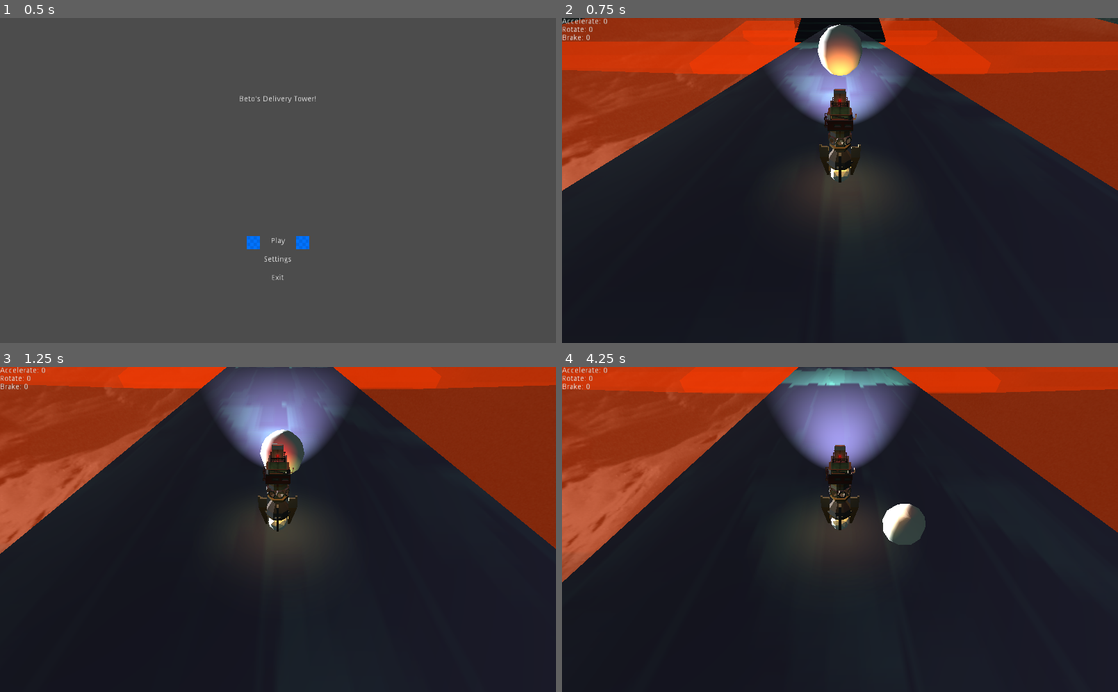
Above: before the commit, frames 1-4 (two rows, left to right).
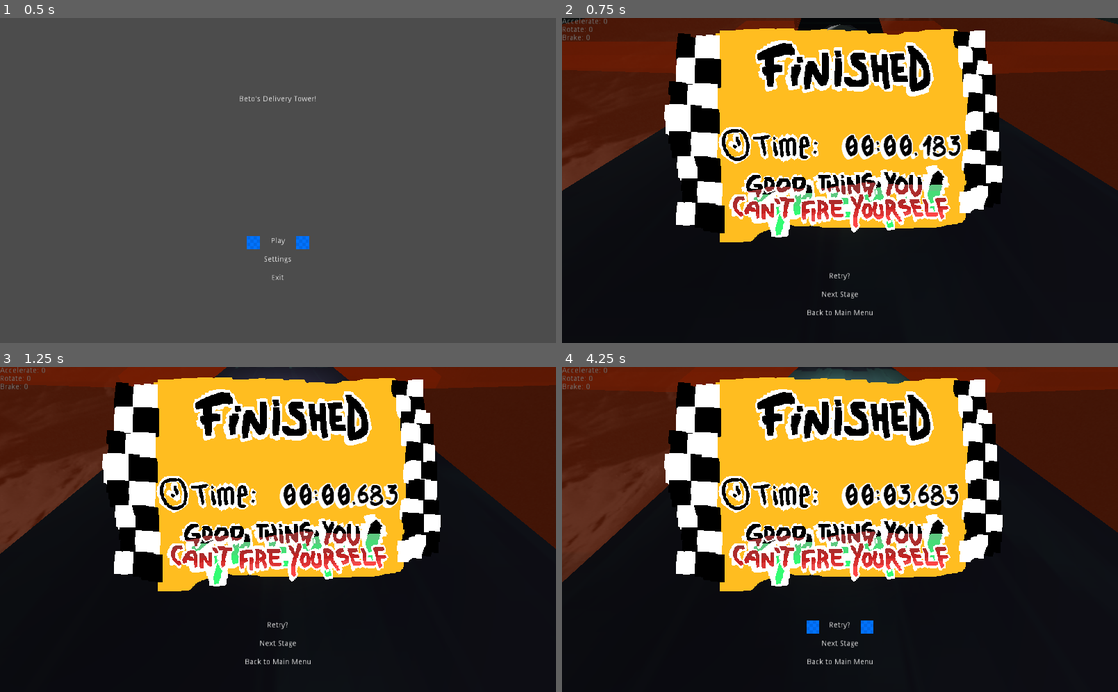
Above: after the commit, the same moments.

Repository: mricarte-i/delivery-time
Game: Godot game, scene res://scenes/menus/MainMenu.tscn
Same seed, same stepped clock (60 frames per second), same inputs: the game is played once before the commit and once after it.
Inputs (mouse positions are in pixels of both pictures, inside the frame that each line leads up to):
- Up to frame 1 (0.5 s): no input
- Up to frame 2 (0.75 s): click "Play" at 0.5 s
- Up to frame 3 (1.25 s): no input
- Up to frame 4 (4.25 s): click (840, 630) at 1.25 s, where only the run after the commit has a clickable "Retry?"; click (840, 666) at 2 s, where only the run after the commit has a clickable "Back to Main Menu"; click (840, 630) at 2.75 s, where only the run after the commit has a clickable "Retry?"; click (840, 630) at 3.5 s, where only the run after the commit has a clickable "Retry?"

Frame 1 is identical in both runs. In frame 2, 55% of the frame differs, in the area x 0-100%, y 0-92%; in frame 3, 55%; in frame 4, 56%.

Commit message:
level end screen

Diff:
--- /dev/null
+++ b/animations/fade_in.tres
@@ -0,0 +1,52 @@
+[gd_resource type="Animation" format=2]
+
+[resource]
+resource_name = "fade_in"
+tracks/0/type = "value"
+tracks/0/path = NodePath("ColorRectTop:modulate")
+tracks/0/interp = 1
+tracks/0/loop_wrap = true
+tracks/0/imported = false
+tracks/0/enabled = true
+tracks/0/keys = {
+"times": PoolRealArray( 0, 1 ),
+"transitions": PoolRealArray( 1, 1 ),
+"update": 0,
+"values": [ Color( 1, 1, 1, 1 ), Color( 1, 1, 1, 0 ) ]
+}
+tracks/1/type = "value"
+tracks/1/path = NodePath("ColorRectBottom:modulate")
+tracks/1/interp = 1
+tracks/1/loop_wrap = true
+tracks/1/imported = false
+tracks/1/enabled = true
+tracks/1/keys = {
+"times": PoolRealArray( 0, 1 ),
+"transitions": PoolRealArray( 1, 1 ),
+"update": 0,
+"values": [ Color( 1, 1, 1, 1 ), Color( 1, 1, 1, 0 ) ]
+}
+tracks/2/type = "value"
+tracks/2/path = NodePath("ColorRectBottom:rect_position")
+tracks/2/interp = 1
+tracks/2/loop_wrap = true
+tracks/2/imported = false
+tracks/2/enabled = true
+tracks/2/keys = {
+"times": PoolRealArray( 0, 0.5 ),
+"transitions": PoolRealArray( 1, 1 ),
+"update": 0,
+"values": [ Vector2( 0, 0 ), Vector2( 0, 600 ) ]
+}
+tracks/3/type = "value"
+tracks/3/path = NodePath("ColorRectTop:rect_position")
+tracks/3/interp = 1
+tracks/3/loop_wrap = true
+tracks/3/imported = false
+tracks/3/enabled = true
+tracks/3/keys = {
+"times": PoolRealArray( 0, 0.5 ),
+"transitions": PoolRealArray( 1, 1 ),
+"update": 0,
+"values": [ Vector2( 0, 0 ), Vector2( 0, -600 ) ]
+}
--- /dev/null
+++ b/assets/numbers_8.tres
@@ -0,0 +1,8 @@
+[gd_resource type="DynamicFont" load_steps=2 format=2]
+
+[ext_resource path="res://assets/fonts/Numbers4.ttf" type="DynamicFontData" id=1]
+
+[resource]
+size = 8
+outline_size = 2
+font_data = ExtResource( 1 )
--- a/autoloads/Checkpoint.gd
+++ b/autoloads/Checkpoint.gd
@@ -1,9 +1,24 @@
 extends Node
+
+var level_started = false
+var time = 0
 
 var last_position = null
 var finished = false
 
 var seen_before = []
+
+func register_level_started() -> void:
+	level_started = true
+
+func register_level_end() -> void:
+	level_started = false
+
+func _process(delta: float) -> void:
+	if level_started:
+		time += delta
+		print("time: ", get_time())
+
 
 func register_checkpoint(name: String, pos: Vector3) -> bool:
 	if _check_if_repeated_name(name):
@@ -24,3 +39,11 @@
 	seen_before.clear()
 	last_position = null
 	finished = false
+	level_started = false
+
+func get_time() -> String:
+	var mils = fmod(time, 1) * 1000
+	var secs = fmod(time, 60)
+	var mins = fmod(time, 60*60) /60
+	var time_passed = "%02d:%02d.%03d" % [mins, secs, mils]
+	return time_passed
--- a/scenes/Game.gd
+++ b/scenes/Game.gd
@@ -1,3 +1,4 @@
+tool
 extends Spatial
 
 
@@ -7,15 +8,23 @@
 onready var player = $Tower
 onready var playerRB = $Tower/Ball
 onready var ui = $Control
+onready var endscreen = $FinishScreenMenu
+
+
+export(PackedScene) var nextscene
 
 
 # Called when the node enters the scene tree for the first time.
 func _ready() -> void:
+	if !Checkpoint.level_started:
+		Checkpoint.register_level_started()
+
 	if Checkpoint.last_position:
 		$Tower.translation = Checkpoint.last_position
 
-func _enter_tree() -> void:
-	pass # Replace with function body.
+
+func _process(_delta: float) -> void:
+	endscreen.show()
 
 func _on_KillArea_body_entered(body: Node) -> void:
 	#print('WHO IS THIS ', body.get_name())
@@ -26,4 +35,9 @@
 	#	print('THE PLAYER HAS FALLEN INTO THE VOID')
 
 func send_message(msg: String, time: float) -> void:
+	if msg == "FINISHED":
+		Checkpoint.register_level_end()
+		player.freeze_frame()
+		endscreen.show()
+
 	ui.show_message(msg, time)
--- /dev/null
+++ b/scenes/LevelTransitions.tscn
@@ -0,0 +1,78 @@
+[gd_scene load_steps=4 format=2]
+
+[ext_resource path="res://assets/texture_02.png" type="Texture" id=1]
+[ext_resource path="res://animations/fade_in.tres" type="Animation" id=2]
+
+[sub_resource type="Animation" id=1]
+resource_name = "fade_out"
+tracks/0/type = "value"
+tracks/0/path = NodePath("ColorRectTop:rect_position")
+tracks/0/interp = 1
+tracks/0/loop_wrap = true
+tracks/0/imported = false
+tracks/0/enabled = true
+tracks/0/keys = {
+"times": PoolRealArray( 0, 0.5 ),
+"transitions": PoolRealArray( 1, 1 ),
+"update": 0,
+"values": [ Vector2( 0, -600 ), Vector2( 0, -200 ) ]
+}
+tracks/1/type = "value"
+tracks/1/path = NodePath("ColorRectTop:modulate")
+tracks/1/interp = 1
+tracks/1/loop_wrap = true
+tracks/1/imported = false
+tracks/1/enabled = true
+tracks/1/keys = {
+"times": PoolRealArray( 0, 0.6 ),
+"transitions": PoolRealArray( 1, 1 ),
+"update": 0,
+"values": [ Color( 1, 1, 1, 0 ), Color( 1, 1, 1, 1 ) ]
+}
+tracks/2/type = "value"
+tracks/2/path = NodePath("ColorRectBottom:rect_position")
+tracks/2/interp = 1
+tracks/2/loop_wrap = true
+tracks/2/imported = false
+tracks/2/enabled = true
+tracks/2/keys = {
+"times": PoolRealArray( 0, 0.5 ),
+"transitions": PoolRealArray( 1, 1 ),
+"update": 0,
+"values": [ Vector2( 0, 600 ), Vector2( 0, 200 ) ]
+}
+tracks/3/type = "value"
+tracks/3/path = NodePath("ColorRectBottom:modulate")
+tracks/3/interp = 1
+tracks/3/loop_wrap = true
+tracks/3/imported = false
+tracks/3/enabled = true
+tracks/3/keys = {
+"times": PoolRealArray( 0, 0.6 ),
+"transitions": PoolRealArray( 1, 1 ),
+"update": 0,
+"values": [ Color( 1, 1, 1, 0 ), Color( 1, 1, 1, 1 ) ]
+}
+
+[node name="Transitions" type="CanvasLayer"]
+
+[node name="ColorRectTop" type="TextureRect" parent="."]
+anchor_right = 1.0
+anchor_bottom = 1.0
+texture = ExtResource( 1 )
+__meta__ = {
+"_edit_use_anchors_": false
+}
+
+[node name="ColorRectBottom" type="TextureRect" parent="."]
+anchor_right = 1.0
+anchor_bottom = 1.0
+texture = ExtResource( 1 )
+flip_v = true
+__meta__ = {
+"_edit_use_anchors_": false
+}
+
+[node name="AnimationPlayer" type="AnimationPlayer" parent="."]
+anims/fade_in = ExtResource( 2 )
+anims/fade_out = SubResource( 1 )
--- a/scenes/TestLevel.tscn
+++ b/scenes/TestLevel.tscn
@@ -7,23 +7,11 @@
 [ext_resource path="res://scenes/KillAreaObject.tscn" type="PackedScene" id=5]
 [ext_resource path="res://scenes/Game.gd" type="Script" id=6]
 [ext_resource path="res://scenes/CheckpointObject.tscn" type="PackedScene" id=7]
-[ext_resource path="res://assets/jupitertest2.png" type="Texture" id=8]
+[ext_resource path="res://scenes/WorldEnvironment.tscn" type="PackedScene" id=8]
 [ext_resource path="res://scenes/EndgoalObject.tscn" type="PackedScene" id=9]
+[ext_resource path="res://scenes/menus/FinishScreen.tscn" type="PackedScene" id=10]
 
 [sub_resource type="SphereShape" id=1]
-
-[sub_resource type="PanoramaSky" id=2]
-panorama = ExtResource( 8 )
-
-[sub_resource type="Environment" id=3]
-background_mode = 2
-background_sky = SubResource( 2 )
-ambient_light_color = Color( 0.25098, 0.341176, 0.32549, 1 )
-ambient_light_energy = 1.11
-ambient_light_sky_contribution = 0.59
-fog_color = Color( 0.361847, 0.554688, 0.52115, 1 )
-tonemap_mode = 2
-tonemap_white = 3.25
 
 [node name="Game" type="Spatial"]
 script = ExtResource( 6 )
@@ -43,8 +31,6 @@
 transform = Transform( 1, 0, 0, 0, 1, 0, 0, 0, 1, 0, 2.52194, 0 )
 turn_speed = 15
 
-[node name="Control" parent="." instance=ExtResource( 2 )]
-
 [node name="World" type="Spatial" parent="."]
 
 [node name="floor" type="CSGBox" parent="World"]
@@ -421,13 +407,7 @@
 [node name="EndgoalArea" parent="." instance=ExtResource( 9 )]
 transform = Transform( 150, 1.31134e-05, 0, -1.31129e-05, 149.994, -0.182908, -1.19927e-07, 1.37181, 19.9992, -946.597, -2544.85, -22739 )
 
-[node name="WorldEnvironment" type="WorldEnvironment" parent="."]
-environment = SubResource( 3 )
-
-[node name="DirectionalLight" type="DirectionalLight" parent="WorldEnvironment"]
-transform = Transform( -0.585821, 0, -0.81044, 0, 1, 0, 0.81044, 0, -0.585821, -2.3717, 5.98669, 0 )
-light_energy = 3.0
-shadow_color = Color( 0.141176, 0.223529, 0.203922, 1 )
+[node name="WorldEnvironment" parent="." instance=ExtResource( 8 )]
 
 [node name="KillAreas" type="Spatial" parent="."]
 
@@ -481,6 +461,10 @@
 
 [node name="CheckpointArea8" parent="CheckpointAreas" instance=ExtResource( 7 )]
 transform = Transform( 500, 0, 0, 0, 97.514, 0, 0, 0, 1, -928.929, -1781.8, -14019.3 )
+
+[node name="Control" parent="." instance=ExtResource( 2 )]
+
+[node name="FinishScreenMenu" parent="." instance=ExtResource( 10 )]
 [connection signal="body_entered" from="KillAreas/KillArea" to="." method="_on_KillArea_body_entered"]
 [connection signal="body_entered" from="KillAreas/KillArea2" to="." method="_on_KillArea_body_entered"]
 [connection signal="body_entered" from="KillAreas/KillArea4" to="." method="_on_KillArea_body_entered"]
--- /dev/null
+++ b/scenes/WorldEnvironment.tscn
@@ -0,0 +1,24 @@
+[gd_scene load_steps=4 format=2]
+
+[ext_resource path="res://assets/jupitertest2.png" type="Texture" id=1]
+
+[sub_resource type="PanoramaSky" id=1]
+panorama = ExtResource( 1 )
+
+[sub_resource type="Environment" id=2]
+background_mode = 2
+background_sky = SubResource( 1 )
+ambient_light_color = Color( 0.25098, 0.341176, 0.32549, 1 )
+ambient_light_energy = 1.11
+ambient_light_sky_contribution = 0.59
+fog_color = Color( 0.361847, 0.554688, 0.52115, 1 )
+tonemap_mode = 2
+tonemap_white = 3.25
+
+[node name="WorldEnvironment" type="WorldEnvironment"]
+environment = SubResource( 2 )
+
+[node name="DirectionalLight" type="DirectionalLight" parent="."]
+transform = Transform( -0.585821, 0, -0.81044, 0, 1, 0, 0.81044, 0, -0.585821, -2.3717, 5.98669, 0 )
+light_energy = 3.0
+shadow_color = Color( 0.141176, 0.223529, 0.203922, 1 )
--- /dev/null
+++ b/scenes/menus/FinishScreen.gd
@@ -0,0 +1,18 @@
+extends Control
+
+
+onready var timeLabel = $Label
+
+# Called when the node enters the scene tree for the first time.
+func _ready() -> void:
+	hide()
+
+
+func show() -> void:
+	self.visible = true
+	var time = Checkpoint.get_time()
+	timeLabel.text = time
+	#timeLabel.bbcode_text = "[wave amp=50 freq=5][center] %s [/center][/wave]" % time
+
+func hide() -> void:
+	self.visible = false
--- /dev/null
+++ b/scenes/menus/FinishScreen.tscn
@@ -0,0 +1,119 @@
+[gd_scene load_steps=9 format=2]
+
+[ext_resource path="res://scenes/menus/MenuButton.tscn" type="PackedScene" id=1]
+[ext_resource path="res://assets/finished_text.png" type="Texture" id=2]
+[ext_resource path="res://assets/time_text.png" type="Texture" id=3]
+[ext_resource path="res://assets/great_text.png" type="Texture" id=4]
+[ext_resource path="res://assets/bad_text.png" type="Texture" id=5]
+[ext_resource path="res://assets/numbers_8.tres" type="DynamicFont" id=6]
+[ext_resource path="res://assets/finished_bg_01.png" type="Texture" id=7]
+[ext_resource path="res://scenes/menus/FinishScreen.gd" type="Script" id=8]
+
+[node name="FinishScreenMenu" type="Control"]
+anchor_right = 1.0
+anchor_bottom = 1.0
+script = ExtResource( 8 )
+__meta__ = {
+"_edit_use_anchors_": false
+}
+
+[node name="ColorRect" type="ColorRect" parent="."]
+modulate = Color( 1, 1, 1, 0.498039 )
+anchor_right = 1.0
+anchor_bottom = 1.0
+color = Color( 0, 0, 0, 1 )
+__meta__ = {
+"_edit_use_anchors_": false
+}
+
+[node name="VBoxContainer" type="VBoxContainer" parent="."]
+anchor_right = 1.0
+anchor_bottom = 1.0
+__meta__ = {
+"_edit_use_anchors_": false
+}
+
+[node name="CenterContainer" type="CenterContainer" parent="VBoxContainer"]
+margin_right = 1024.0
+margin_bottom = 430.0
+rect_min_size = Vector2( 0, 430 )
+
+[node name="finished_bg" type="Sprite" parent="VBoxContainer/CenterContainer"]
+position = Vector2( 1.12375, -0.374573 )
+texture = ExtResource( 7 )
+centered = false
+
+[node name="finished_text" type="Sprite" parent="VBoxContainer/CenterContainer"]
+position = Vector2( 523.712, 94.5152 )
+texture = ExtResource( 2 )
+
+[node name="time_text" type="Sprite" parent="VBoxContainer/CenterContainer"]
+position = Vector2( 378.583, 234.735 )
+texture = ExtResource( 3 )
+
+[node name="great_text" type="Sprite" parent="VBoxContainer/CenterContainer"]
+position = Vector2( 525.659, 341.406 )
+texture = ExtResource( 4 )
+
+[node name="bad_text" type="Sprite" parent="VBoxContainer/CenterContainer"]
+position = Vector2( 512.946, 337.168 )
+texture = ExtResource( 5 )
+
+[node name="TimeLabel" type="RichTextLabel" parent="VBoxContainer/CenterContainer"]
+margin_left = 512.0
+margin_top = 215.0
+margin_right = 512.0
+margin_bottom = 215.0
+custom_fonts/normal_font = ExtResource( 6 )
+custom_colors/default_color = Color( 0, 0, 0, 1 )
+custom_colors/font_color_shadow = Color( 1, 1, 1, 1 )
+custom_constants/shadow_offset_x = -5
+custom_constants/shadow_offset_y = -2
+custom_constants/shadow_as_outline = 8
+bbcode_text = "[wave amp=50 freq=5][center]01:42.333[/center][/wave]"
+text = "[wave amp=50 freq=5][center]01:42.333[/center][/wave]"
+__meta__ = {
+"_edit_use_anchors_": false
+}
+
+[node name="VBoxContainer" type="VBoxContainer" parent="VBoxContainer"]
+margin_top = 434.0
+margin_right = 1024.0
+margin_bottom = 604.0
+rect_min_size = Vector2( 0, 170 )
+alignment = 1
+
+[node name="RetryButton" parent="VBoxContainer/VBoxContainer" instance=ExtResource( 1 )]
+margin_top = 36.0
+margin_bottom = 66.0
+text = "Retry?"
+arrow_margin_from_center = 50
+
+[node name="TextureButton" parent="VBoxContainer/VBoxContainer" instance=ExtResource( 1 )]
+margin_top = 70.0
+margin_bottom = 100.0
+text = "Next Stage"
+arrow_margin_from_center = 70
+
+[node name="TextureButton2" parent="VBoxContainer/VBoxContainer" instance=ExtResource( 1 )]
+margin_top = 104.0
+margin_bottom = 134.0
+text = "Back to Main Menu"
+
+[node name="Label" type="Label" parent="."]
+anchor_left = 0.502
+anchor_top = 0.358
+anchor_right = 0.708
+anchor_bottom = 0.435
+margin_left = -0.0480347
+margin_top = 0.199997
+margin_right = 0.00799561
+margin_bottom = -3.05176e-05
+custom_fonts/font = ExtResource( 6 )
+custom_colors/font_color = Color( 0, 0, 0, 1 )
+custom_colors/font_outline_modulate = Color( 0.992157, 0.992157, 0.992157, 1 )
+custom_colors/font_color_shadow = Color( 1, 1, 1, 1 )
+custom_constants/shadow_offset_x = -5
+custom_constants/shadow_offset_y = 4
+custom_constants/shadow_as_outline = 0
+text = "1111111"
--- a/scenes/menus/MainMenu.tscn
+++ b/scenes/menus/MainMenu.tscn
@@ -37,14 +37,12 @@
 margin_bottom = 131.0
 focus_neighbour_top = NodePath("../Exit")
 focus_neighbour_bottom = NodePath("../Settings")
-focus_mode = 1
 text = "Play"
 arrow_margin_from_center = 45
 
 [node name="Settings" parent="VBoxContainer/VBoxContainer" instance=ExtResource( 1 )]
 focus_neighbour_top = NodePath("../Play")
 focus_neighbour_bottom = NodePath("../Exit")
-focus_mode = 1
 text = "Settings"
 arrow_margin_from_center = 59
 
@@ -53,7 +51,6 @@
 margin_bottom = 199.0
 focus_neighbour_top = NodePath("../Settings")
 focus_neighbour_bottom = NodePath("../Play")
-focus_mode = 1
 text = "Exit"
 arrow_margin_from_center = 43
 [connection signal="pressed" from="VBoxContainer/VBoxContainer/Play" to="." method="_on_Play_pressed"]
--- a/scenes/menus/MenuButton.tscn
+++ b/scenes/menus/MenuButton.tscn
@@ -8,6 +8,7 @@
 margin_right = 1024.0
 margin_bottom = 165.0
 rect_min_size = Vector2( 0, 30 )
+focus_mode = 1
 script = ExtResource( 1 )
 __meta__ = {
 "_edit_use_anchors_": false
@@ -18,19 +19,19 @@
 anchor_bottom = 1.0
 mouse_filter = 2
 bbcode_enabled = true
-bbcode_text = "[center]Text Button[/center]"
-text = "Text Button"
+bbcode_text = "[center] Text Button [/center]"
+text = " Text Button "
 __meta__ = {
 "_edit_use_anchors_": false
 }
 
 [node name="left_img" type="Sprite" parent="."]
-position = Vector2( 432.177, 10.6853 )
+position = Vector2( 412, 10 )
 scale = Vector2( 0.0234532, 0.0234532 )
 texture = ExtResource( 2 )
 
 [node name="right_img" type="Sprite" parent="."]
-position = Vector2( 589.667, 10.6855 )
+position = Vector2( 612, 10 )
 rotation = 3.14159
 scale = Vector2( 0.0234532, 0.0234532 )
 texture = ExtResource( 2 )
--- a/scripts/TowerScript.gd
+++ b/scripts/TowerScript.gd
@@ -24,6 +24,10 @@
 var _grounded:= false
 var _jumping:= false
 
+var _frozen:=  false
+var _saved_av := Vector3.ZERO
+var _saved_lv := Vector3.ZERO
+
 
 func _ready() -> void:
 	ground_ray.add_exception(ball)
@@ -32,7 +36,6 @@
 	tower_mesh.transform.origin = ball.transform.origin + sphere_offset
 	ball.add_central_force(-tower_mesh.global_transform.basis.z * _speed_input)
 	if _jumping:
-		print("JUMP!")
 		ball.add_central_force(tower_mesh.global_transform.basis.y * jump_impulse)
 		_jumping = false
 
@@ -43,11 +46,18 @@
 	else:
 		_grounded = false
 
-	if Input.is_action_pressed("reset"):
-		death()
+	#finding a way to 'freeze-frame' mid air at end
+	if Input.is_action_pressed("ui_focus_next"):
+		if _frozen:
+			unfreeze()
+		else:
+			freeze_frame()
 
 	#get input
-	_handle_movement()
+	if not _frozen:
+		if Input.is_action_pressed("reset"):
+			death()
+		_handle_movement()
 
 	#flavor mesh animations...
 	icosphere.rotation = ball.rotation * animation_magic_number
@@ -93,6 +103,19 @@
 	xform.basis = xform.basis.orthonormalized()
 	return xform
 
+func freeze_frame() -> void:
+	_frozen = true
+	_saved_av = ball.angular_velocity
+	_saved_lv = ball.linear_velocity
+	ball.set_sleeping(true)
+
+func unfreeze() -> void:
+	_frozen = false
+	ball.set_sleeping(false)
+	ball.set_angular_velocity(_saved_av)
+	ball.set_linear_velocity(_saved_lv)
+
+
 func death() -> void:
 	get_parent().send_message("Player is dead", 1.0)
 	get_tree().reload_current_scene()
Binary file added: assets/Numbers2.ttf
Binary file added: assets/Numbers3.ttf
Binary file added: assets/bad_text.png
Not shown, added: assets/bad_text.png.import
Binary file added: assets/finished_bg.png
Not shown, added: assets/finished_bg.png.import
Binary file added: assets/finished_bg_01.png
Not shown, added: assets/finished_bg_01.png.import
Binary file added: assets/finished_text.png
Not shown, added: assets/finished_text.png.import
Binary file added: assets/fonts/Numbers.ttf
Binary file added: assets/fonts/Numbers4.ttf
(and 9 more such lines)
